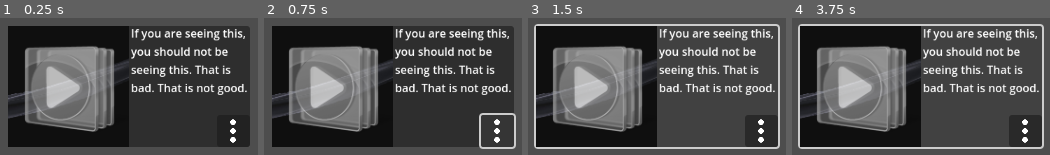
Above: before the commit, frames 1-4 (left to right).
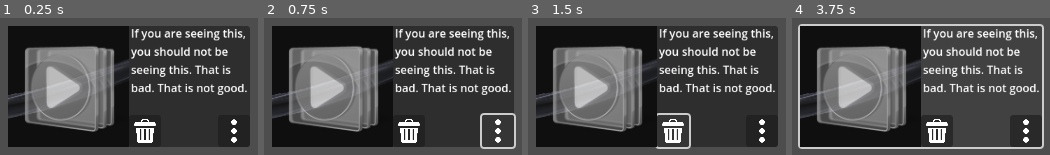
Above: after the commit, the same moments.

Repository: Pacomatic1/Pacos_Simple_GD_Soundboard
Game: Godot game, scene res://assets/scenes/soundboardobjectplayable/soundboard_object_playable.tscn
Two runs of this game, one before a commit and one after it. Both use one fixed random seed, a clock stepped at 60 frames per second and the inputs below. This scene is started directly instead of the project's main scene.
Inputs (mouse positions are in pixels of both pictures, inside the frame that each line leads up to):
- Up to frame 1 (0.25 s): no input
- Up to frame 2 (0.75 s): click (498, 130) at 0.5 s
- Up to frame 3 (1.5 s): click (672, 130) at 1.27 s
- Up to frame 4 (3.75 s): click (936, 130) at 2.02 s; click (936, 130) at 2.77 s; click (921, 86) at 3.5 s

The runs differ from the first frame. In frame 1, 1.0% of the frame differs, in the area x 51-92%, y 73-92%; in frame 2, 1.2%; in frame 3, 5.3%, in the area x 2-98%, y 4-96%; in frame 4, 1.0%.
Error in both runs: Cannot call method 'get_parent' on a null value. (res://assets/scenes/soundboardobjectplayable/soundboard_object_playable.gd:5)

Commit message:
You can now delete sounds. Yay!
And with no bugs! (NOT /s)

Diff:
--- a/assets/scenes/globalmodule/globalthingscode.gd
+++ b/assets/scenes/globalmodule/globalthingscode.gd
@@ -40,8 +40,14 @@
 	emit_signal("sound_has_been_saved")
 	print("You can find the sound at " + "user://profiles/" + CurrentProfile + "/soundeffects/" + UniqueSoundID + '/')
 
-
-
+func delete_sound_effect(SoundID: String):
+	# First empty the folder
+	for String in DirAccess.get_files_at("user://profiles/" + CurrentProfile + "/soundeffects/" + SoundID):
+		DirAccess.remove_absolute("user://profiles/" + CurrentProfile + "/soundeffects/" + SoundID +'/' + String)
+	# And NOW we can delete it. Phew!
+	DirAccess.remove_absolute("user://profiles/" + CurrentProfile + "/soundeffects/" + SoundID)
+	print(SoundID + " has been deleted!")
+	$/root/MainParentNode.when_sound_deleted() # Nothing to do with files, just for reloads and whatnot. Don't worry too much.
 
 func PlayAudioFile(pathtofile: String):
 	# Call this function, with whatever path you desire. Then it will do the thing.
--- a/assets/scenes/playloadwindow/playaudiowindow.gd
+++ b/assets/scenes/playloadwindow/playaudiowindow.gd
@@ -7,8 +7,12 @@
 	$"/root/GlobalModule".sound_has_been_saved.connect(when_sound_finished_saving)
 	propagate_grid_objects()
 
-# Kill all grid objects!
+
 func when_sound_finished_saving():
+	kill_grid_objects()
+	propagate_grid_objects()
+
+func when_sound_deleted(): # Don't put any file-related operations here! Put it in the Global Module instead.
 	kill_grid_objects()
 	propagate_grid_objects()
 
--- a/assets/scenes/soundboardobjectplayable/soundboard_object_playable.gd
+++ b/assets/scenes/soundboardobjectplayable/soundboard_object_playable.gd
@@ -15,12 +15,14 @@
 	var SFX_Cover = Image.new()
 	SFX_Cover.load(SFX_FolderPath + "coverimage.png")
 	$Control/SoundEffectCover.texture_normal = ImageTexture.create_from_image(SFX_Cover)
-func _on_options_button_pressed():
-	MainObjectsParent.on_externally_told_to_mod_sound(AssignedUniqueID)
+
+func _on_options_button_pressed():MainObjectsParent.on_externally_told_to_mod_sound(AssignedUniqueID)
 
 
 func _when_sound_effect_played():
 	print("Played sound: " + AssignedUniqueID)
 	$"/root/GlobalModule".PlayAudioFile("user://profiles/" + $"/root/GlobalModule".CurrentProfile + "/soundeffects/" + AssignedUniqueID + '/soundeffect.mp3')
-func _when_told_to_be_removed():
-	queue_free()
+
+func _when_told_to_be_removed():queue_free()
+
+func _on_garbage_button_pressed():$/root/GlobalModule.delete_sound_effect(AssignedUniqueID)
--- a/assets/scenes/soundboardobjectplayable/soundboard_object_playable.tscn
+++ b/assets/scenes/soundboardobjectplayable/soundboard_object_playable.tscn
@@ -1,8 +1,9 @@
-[gd_scene load_steps=4 format=3 uid="uid://d0wbsbumdjgqe"]
+[gd_scene load_steps=5 format=3 uid="uid://d0wbsbumdjgqe"]
 
 [ext_resource type="Texture2D" uid="uid://b2lsxsfpyegpe" path="res://assets/themes/default/unchosenaudioimage.png" id="1_0caik"]
 [ext_resource type="Script" path="res://assets/scenes/soundboardobjectplayable/soundboard_object_playable.gd" id="1_srcfr"]
 [ext_resource type="Texture2D" uid="uid://4cvu3kc0aloy" path="res://assets/themes/default/3dots/3doticon.png" id="2_kohpa"]
+[ext_resource type="Texture2D" uid="uid://doi0vnqbw448l" path="res://assets/themes/default/garbage_icon.png" id="2_sm2v2"]
 
 [node name="Soundboard_Object" type="Control"]
 custom_minimum_size = Vector2(242, 121)
@@ -17,6 +18,7 @@
 grow_horizontal = 2
 grow_vertical = 2
 script = ExtResource("1_srcfr")
+metadata/_edit_horizontal_guides_ = []
 
 [node name="Control" type="Control" parent="."]
 layout_mode = 1
@@ -28,19 +30,22 @@
 offset_right = 242.0
 offset_bottom = 121.0
 
+[node name="GarbageButton" type="Button" parent="Control"]
+layout_mode = 0
+offset_left = 121.0
+offset_top = 89.0
+offset_right = 153.0
+offset_bottom = 121.0
+icon = ExtResource("2_sm2v2")
+icon_alignment = 1
+expand_icon = true
+
 [node name="OptionsIcon" type="Button" parent="Control"]
-layout_mode = 1
-anchors_preset = 3
-anchor_left = 1.0
-anchor_top = 1.0
-anchor_right = 1.0
-anchor_bottom = 1.0
-offset_left = 209.0
+layout_mode = 2
+offset_left = 210.0
 offset_top = 89.0
 offset_right = 242.0
 offset_bottom = 121.0
-grow_horizontal = 0
-grow_vertical = 0
 icon = ExtResource("2_kohpa")
 icon_alignment = 1
 expand_icon = true
@@ -73,5 +78,6 @@
 stretch_mode = 0
 
 [connection signal="pressed" from="Control/BackgroundButton" to="." method="_when_sound_effect_played"]
+[connection signal="pressed" from="Control/GarbageButton" to="." method="_on_garbage_button_pressed"]
 [connection signal="pressed" from="Control/OptionsIcon" to="." method="_on_options_button_pressed"]
 [connection signal="pressed" from="Control/SoundEffectCover" to="." method="_when_sound_effect_played"]
Binary file added: assets/themes/default/garbage_icon.png
Not shown, added: assets/themes/default/garbage_icon.png.import
Not shown, changed: assets/thinking/project organizer.txt
